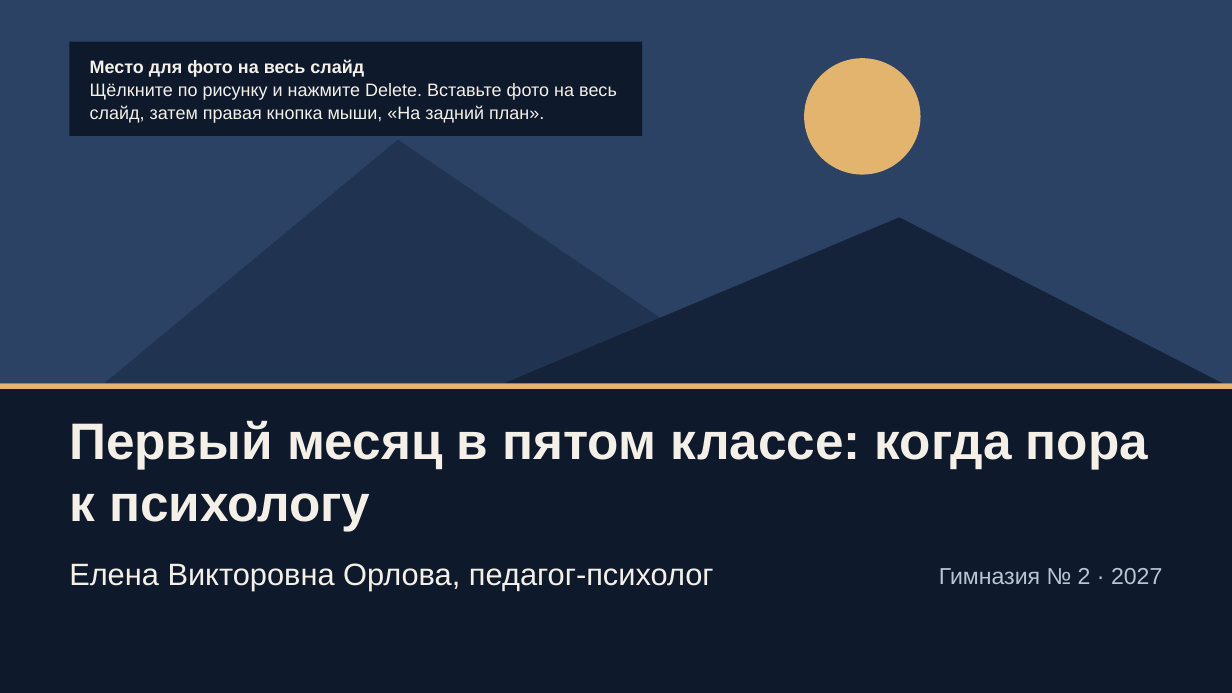
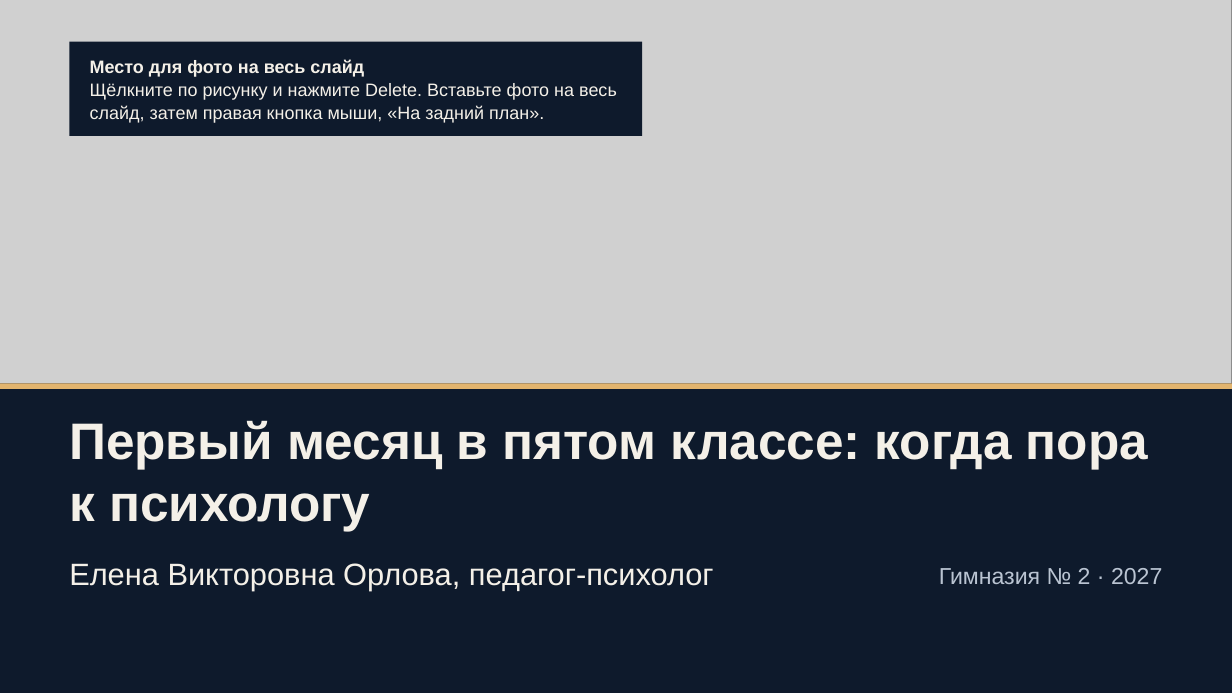
Before and after one commit to AlenaPrasol/vizitka-alena, a slide deck: slide 10 of razbory/titulnyy-slayd/fayly/5-shablonov-titulnogo-slayda.pptx. Drawn at 1232x693 pixels with LibreOffice and Linux fonts; fonts in the diff are those of the drawing; grey boxes stand for pictures. Boxes give left, top, right and bottom in pixels: in the first picture for what was removed or moved away, otherwise in the second. Text is boxed around its words. In the diff, an @@ line names an element or a change of style, - is before the commit and + after.

```diff
--- a/razbory/titulnyy-slayd/fayly/5-shablonov-titulnogo-slayda.pptx
+++ b/razbory/titulnyy-slayd/fayly/5-shablonov-titulnogo-slayda.pptx
@@ picture added at bbox=[0, 0, 1232, 388] @@
@@ ellipse removed at bbox=[804, 58, 921, 175] @@
@@ triangle removed at bbox=[99, 140, 764, 388] @@
@@ triangle removed at bbox=[493, 217, 1232, 388] @@
```
Also in this commit, not shown: 7 other slides changed, 7 other files.
